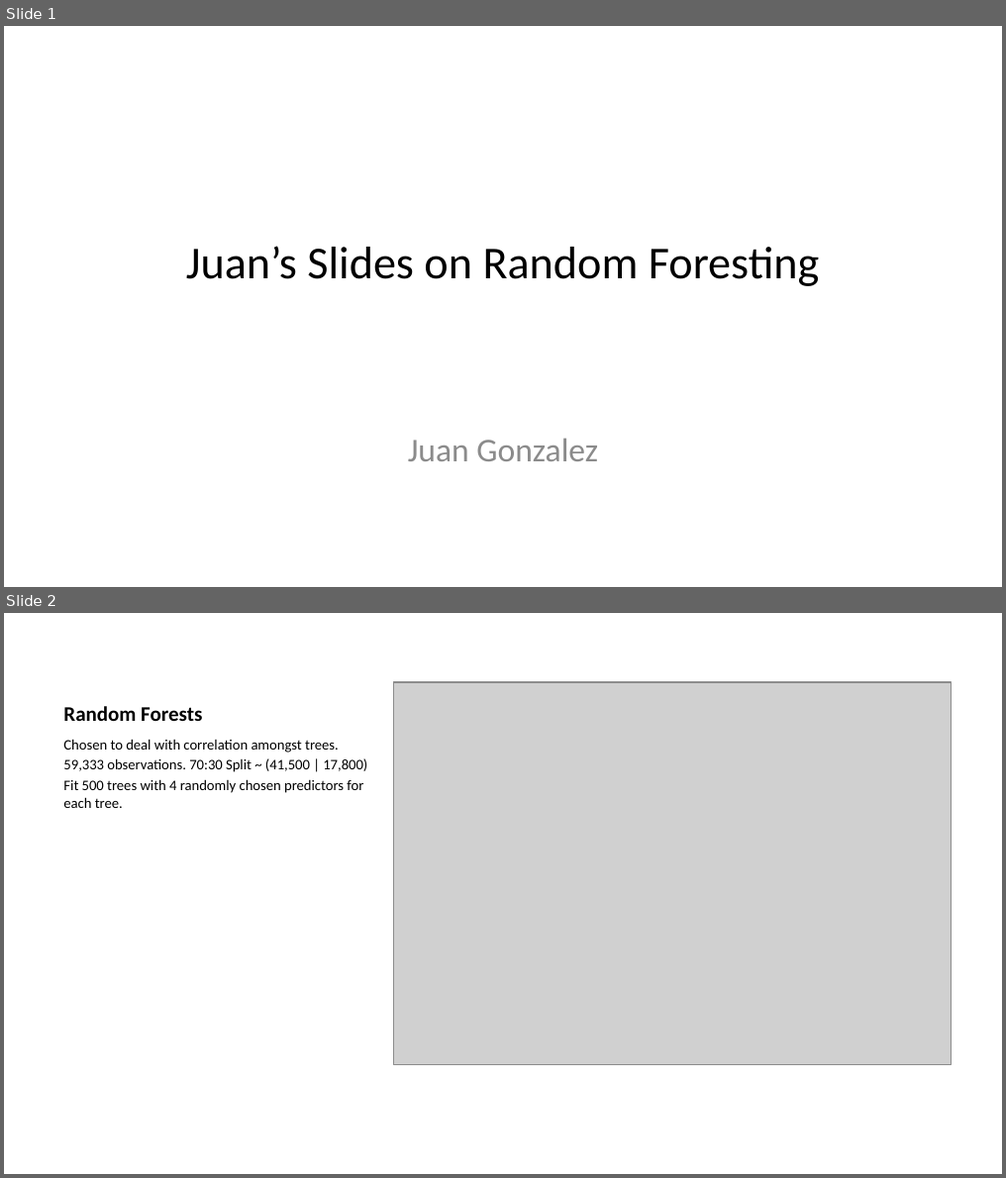
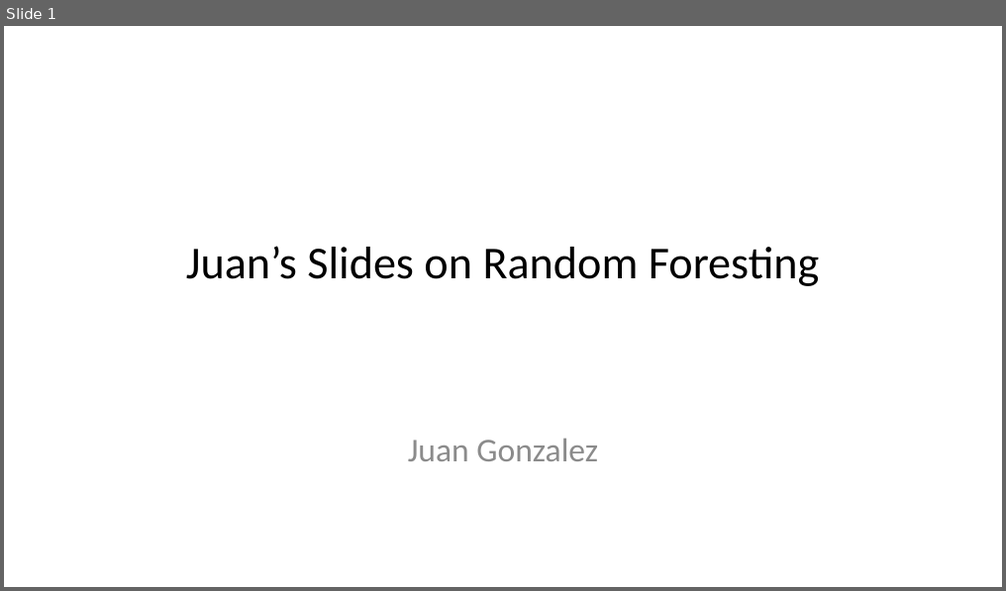
Before and after one commit to dsci445-csu/project-5, a slide deck: Presentation/JuansSlides.pptx. Shown one above the other, each under a label of ours: slides 1 and 2 before the commit, slide 1 after it. The pictures are 1006x1178 and 1006x591 pixels, drawn with LibreOffice and Linux fonts; fonts in the diff are those of the drawing; grey boxes stand for pictures. Boxes give left, top, right and bottom in pixels: in the first picture for what was removed or moved away, otherwise in the second. Text is boxed around its words. In the diff, an @@ line names an element or a change of style, - is before the commit and + after.

```diff
--- a/Presentation/JuansSlides.pptx
+++ b/Presentation/JuansSlides.pptx
@@ slide 2 removed at [4,613,1002,1174], background #FFFFFF @@
@@ picture removed at [393,682,950,1064] @@
@@ title removed at [63,706,202,721] @@
-Random Forests
@@ text removed at [63,739,367,808] @@
-Chosen to deal with correlation amongst trees.
-59,333 observations. 70:30 Split ~ (41,500 | 17,800)
-Fit 500 trees with 4 randomly chosen predictors for each tree.
```
Also in this commit, not shown: 1 slide changed, 2 slides added, 9 other files.
